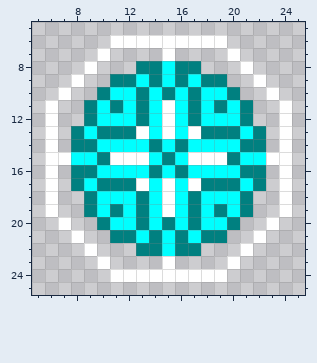
A pixel-art sprite gets an edit: game/assets/matter_sphere.png. Above is the file before it was changed.
The file is 32x32 pixels. Shown: x 5..25, y 5..25.
After the commit:
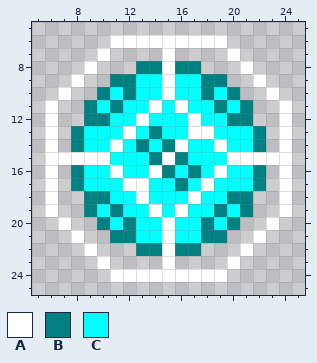
Palette (. is transparent): A #ffffff  B #008080  C #00ffff
Change:
Changed rows in their new state; - is an unchanged pixel.
first column x 8:
 8 -------A-------
 9 ------CAC------
10 ----BC-A-CB----
11 -----CACAC-----
12 --B--A-C-A--B--
13 --CCACBC--ACC--
14 -C-A-BCBA--A-C-
15 AAACCCBABCCCAAA
16 -C-A--ABCB-A-C-
17 --CCA--CBCACC--
18 --B--A-C-A--B--
19 -----CACAC-----
20 ----BC-A-CB----
21 ------CAC------
22 -------A-------
